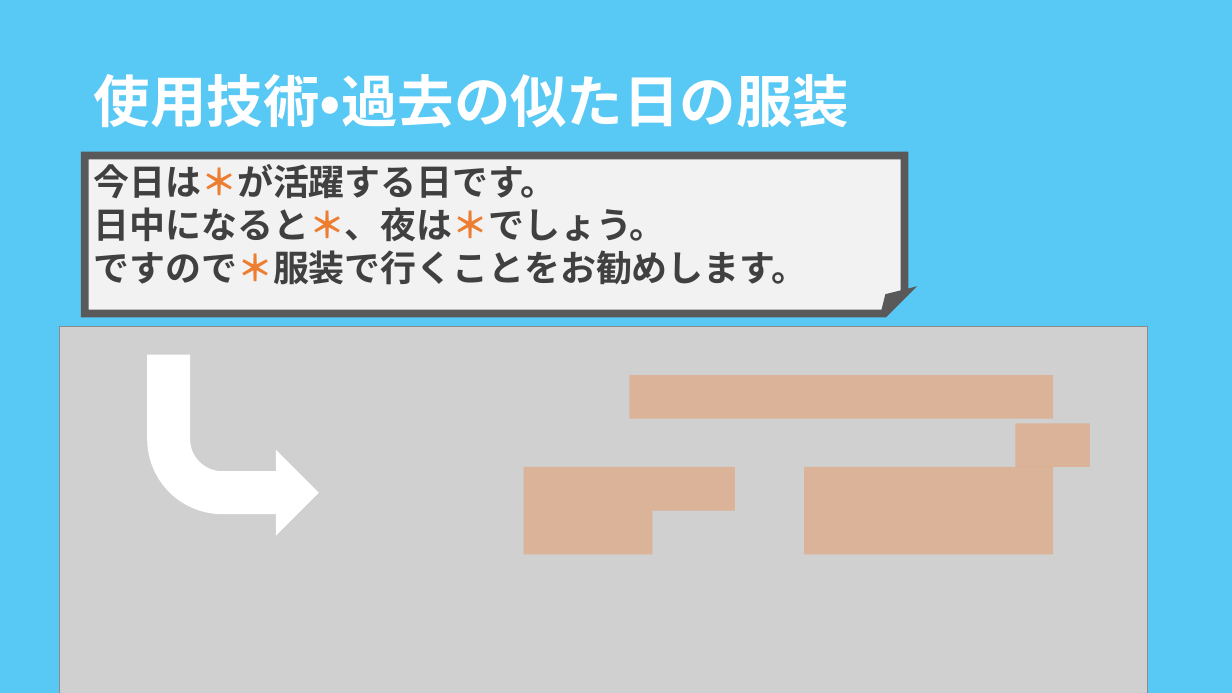
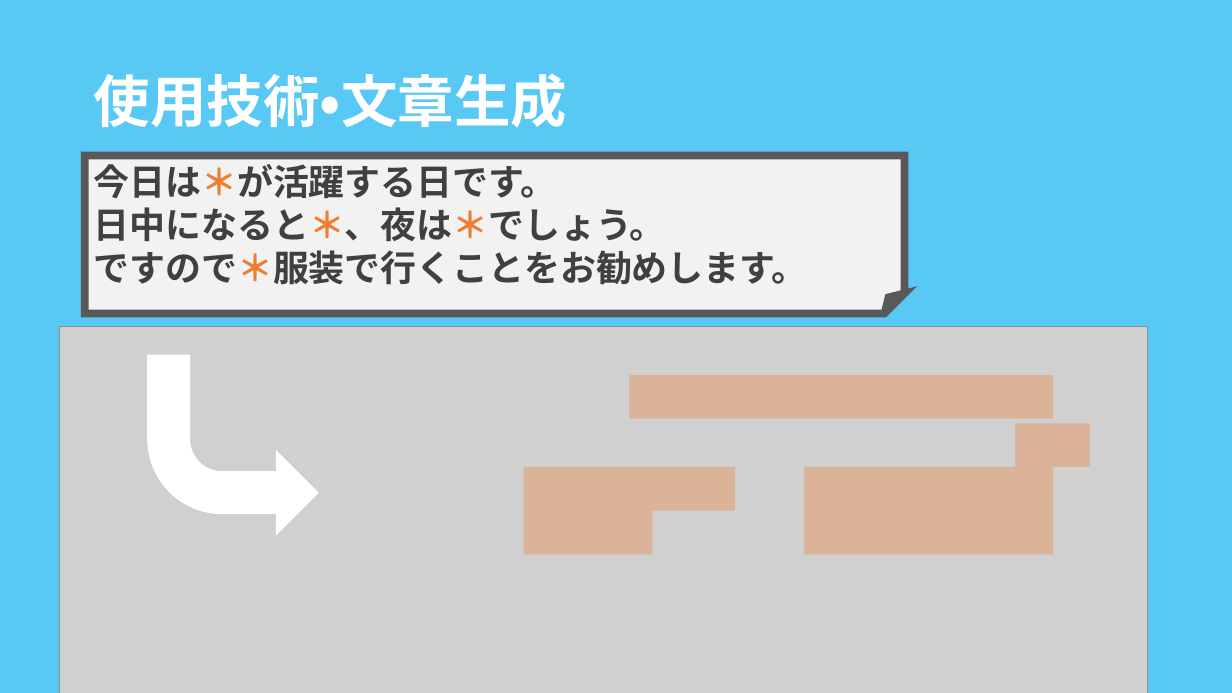
Before and after one commit to jphacks/NG_1701, a slide deck: slide 10 of powerpoints/発表用メイン.pptx. Drawn at 1232x693 pixels with LibreOffice and Linux fonts; fonts in the diff are those of the drawing; grey boxes stand for pictures. Boxes give left, top, right and bottom in pixels: in the first picture for what was removed or moved away, otherwise in the second. Text is boxed around its words. In the diff, an @@ line names an element or a change of style, - is before the commit and + after.

```diff
--- a/powerpoints/発表用メイン.pptx
+++ b/powerpoints/発表用メイン.pptx
@@ title at (94,74,567,128): text changed @@
-使用技術・過去の似た日の服装
+使用技術・文章生成
```
Also in this commit, not shown: 1 other slide changed, 1 other file.
